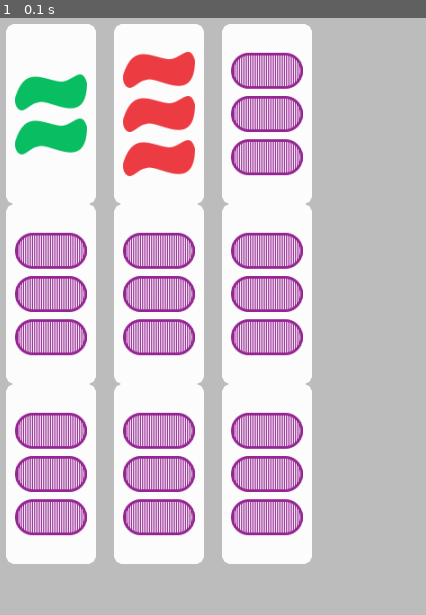
Above: before the commit, frame 1.
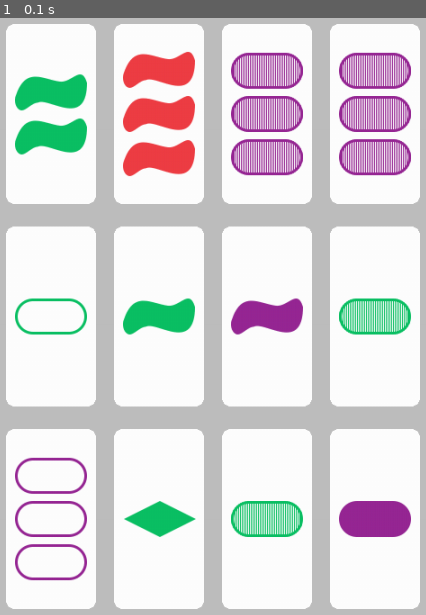
Above: after the commit, the same moment.

Repository: MifiLoiz/Sett
Game: pygame game, started from gen_first_deck.py
Same seed, same stepped clock (60 frames per second), same inputs: the game is played once before the commit and once after it.
Inputs:
- Up to frame 1 (0.1 s): no input

The runs differ from the first frame. In frame 1, 44% of the frame differs, in the area x 1-99%, y 1-99%.

Commit message:
generating first deck: fixed one problem, but repition keeps occuring

Diff:
--- a/gen_first_deck.py
+++ b/gen_first_deck.py
@@ -32,17 +32,15 @@
 print("generate names as in kaarten", gen_first_deck(random_deck_cards))
 
 random_deck_named = gen_first_deck(random_deck_cards)
+
 for i in range(0, len(random_deck_named)):
-    if 0 <= i <= 2:
-        card = pygame.image.load(f'kaarten/{random_deck_named[i]}.gif').convert()
+    card = pygame.image.load(f'kaarten/{random_deck_named[i]}.gif').convert()
+    if 0 <= i <= 3:
         gameDisplay.blit(card, (100 + i * 120, 100))  # Space them out horizontally
-    elif 3 <= i <= 5:
-        gameDisplay.blit(card, (-260 + i * 120, 300))
-    elif 6 <= i <= 8:
-        gameDisplay.blit(card, (-620 + i * 120, 500))
-    elif 9 <= i <= 11:
-        gameDisplay.blit(card, (-980 + i * 120, 300))
-
+    elif 4 <= i <= 7:
+        gameDisplay.blit(card, (-380 + i * 120, 325))
+    elif 8 <= i <= 11:
+        gameDisplay.blit(card, (-860 + i * 120, 550))
 
 
 
